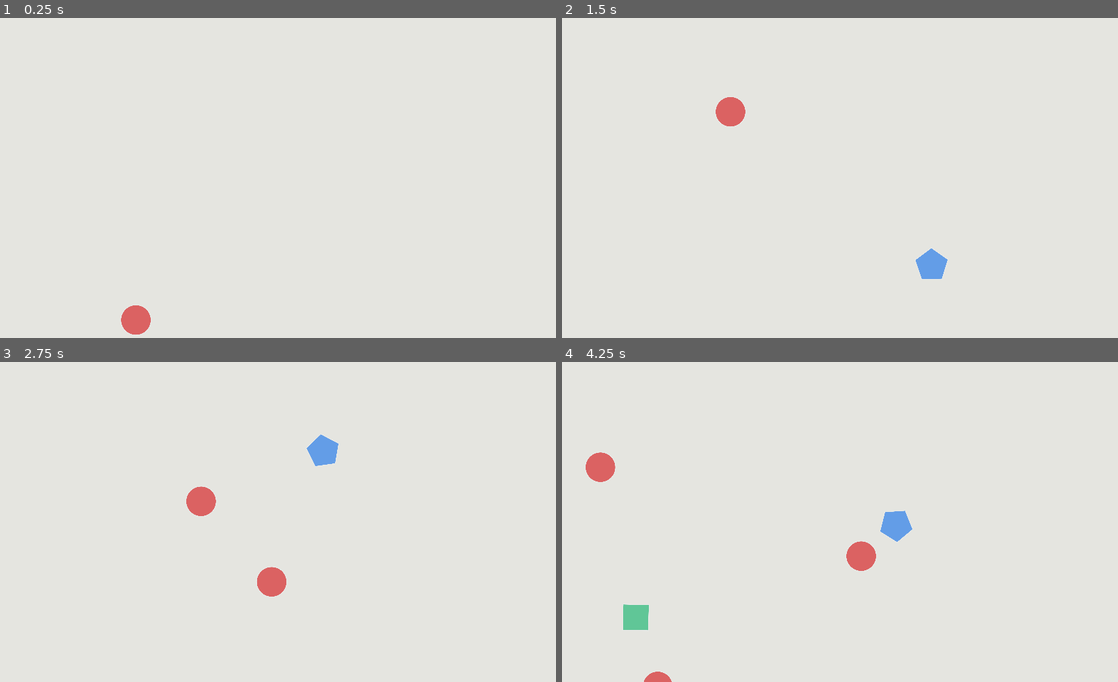
Above: before the commit, frames 1-4 (two rows, left to right).
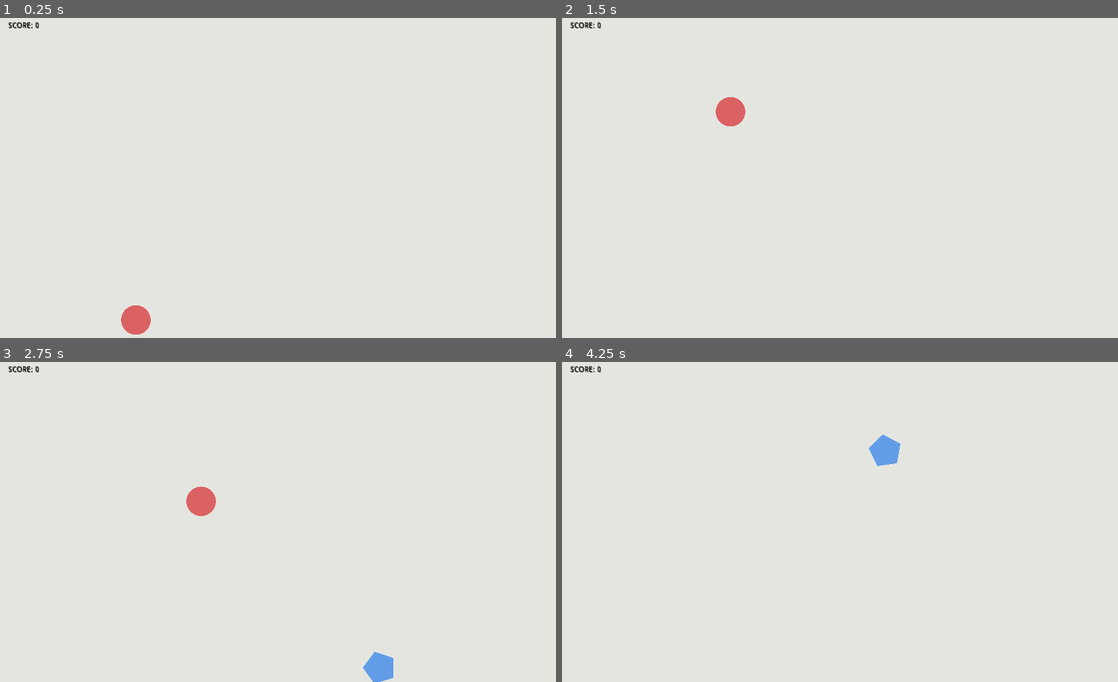
Above: after the commit, the same moments.

Repository: basdebruin/music-shapes
Game: Godot game, scene res://Scenes/main_screen.tscn
Two runs of this game, one before a commit and one after it. Both use one fixed random seed, a clock stepped at 60 frames per second and the inputs below.
Inputs (mouse positions are in pixels of both pictures, inside the frame that each line leads up to):
- Up to frame 1 (0.25 s): no input
- Up to frame 2 (1.5 s): move the mouse to (706, 254) at 0.52 s; click (706, 254) at 0.67 s; move the mouse to (940, 322) at 1.27 s; click (940, 322) at 1.42 s
- Up to frame 3 (2.75 s): move the mouse to (333, 448) at 2.02 s; click (333, 448) at 2.17 s
- Up to frame 4 (4.25 s): move the mouse to (834, 579) at 2.77 s; click (834, 579) at 2.92 s; move the mouse to (739, 630) at 3.52 s; click (739, 630) at 3.67 s

The runs differ from the first frame. In frame 1, less than 0.1% of the frame differs, in the area x 1-7%, y 1-4%; in frame 2, 0.5%; in frame 3, 1.2%; in frame 4, 2.1%, in the area x 1-63%, y 1-100%.

Commit message:
added intensity increase and score label
score label doesn't work yet

Diff:
--- /dev/null
+++ b/Scenes/Score.gd
@@ -0,0 +1,13 @@
+extends Label
+
+var score : int = 0
+
+func _ready():
+	self.change_score(0)
+
+func change_score(s):
+	score = s
+	set_text(str("Score: ", score))
+
+func increment_score():
+	self.change_score(score + 1)
--- a/Scripts/shape.gd
+++ b/Scenes/Shape/shape.gd
@@ -6,6 +6,8 @@
 const X_MULT  : float = .2  # x variation multiplier
 
 const GRAVITY : float = 300.0
+
+var activated = false
 
 # screen
 var SCREEN_HEIGHT : int = ProjectSettings.get_setting("display/window/size/height")
@@ -94,9 +96,12 @@
 
 # custom functions
 
-func on_click(event):
+func on_click(_event):
 	# play sound
 	MusicManager.shape.play_random_sound()
+
+	# set active
+	activated = true
 
 	# add a little extra movement
 	vel.x *= 10
@@ -104,7 +109,6 @@
 
 
 func destroy():
-	print("Destroyed self")
 	get_parent().remove_child(self)
 
 
@@ -113,6 +117,9 @@
 	# not a perfect solution
 	if not $AudioPlayer.playing:
 		self.play_sound()
+
+	#set active
+	activated = true
 
 
 # SOUND
@@ -128,3 +135,10 @@
 
 func play_sound():
 	$AudioPlayer.play()
+
+
+
+func activate():
+	if not activated:
+		activated = true
+		get_node("/root/Main/Score").increment_score()
--- a/Scenes/shape.tscn
+++ b/Scenes/Shape/shape.tscn
@@ -1,8 +1,10 @@
 [gd_scene load_steps=5 format=2]
 
 [ext_resource path="res://Assets/Shapes/circle_red.png" type="Texture" id=1]
-[ext_resource path="res://Scripts/shape.gd" type="Script" id=2]
+[ext_resource path="res://Scenes/Shape/shape.gd" type="Script" id=2]
 [ext_resource path="res://Audio/Assets/BallHit/ball_hit-001.wav" type="AudioStream" id=3]
+
+
 
 [sub_resource type="CircleShape2D" id=1]
 radius = 28.913
--- /dev/null
+++ b/Scenes/ShapeSpawner.gd
@@ -0,0 +1,61 @@
+extends Node2D
+
+# timer variables
+
+const TIMER_STARTING_INTERVAL   : float = 3.0   # how long between spawns at beginning
+const TIMER_DECREASE_MULTIPLIER : float = 0.8
+var   timer_tipping_point       : float = 1.0   # the current lowest spawn interval
+var   timer_current_value       : float = TIMER_STARTING_INTERVAL   # the current value
+# subtimer
+var   subtimer_value            : float = 0
+
+# shape vars
+onready var shape_scene = load("res://Scenes/Shape/shape.tscn")
+
+# screen
+var SCREEN_HEIGHT : int = ProjectSettings.get_setting("display/window/size/height")
+var SCREEN_WIDTH  : int = ProjectSettings.get_setting("display/window/size/width")
+
+func _ready():
+	self.spawn_shape()
+
+func _process(delta):
+	self.timer_tick(delta)
+	self.subtimer_tick(delta)
+
+
+
+
+# function that spawns a shape
+func spawn_shape():
+	var shape_instance = shape_scene.instance()
+	add_child(shape_instance)
+	# log
+	print("SPAWNED SHAPE")
+
+
+
+# timer stuff
+
+func timer_tick(delta):
+	if timer_current_value > timer_tipping_point:
+		timer_current_value -= delta * .2
+	else:
+		print("TIPPED at: ", timer_current_value)
+		self.timer_tip()
+
+func timer_tip():
+	# reset current timer value
+	timer_current_value  = TIMER_STARTING_INTERVAL
+	# increase how low the timer can go
+	timer_tipping_point *= TIMER_DECREASE_MULTIPLIER
+
+
+# subtimer keeps track when to spawn shapes
+func subtimer_tick(delta):
+	if subtimer_value < timer_current_value:
+		subtimer_value += delta
+	else:
+
+		subtimer_value = 0
+		self.spawn_shape()
--- a/Scenes/main_screen.tscn
+++ b/Scenes/main_screen.tscn
@@ -1,6 +1,22 @@
-[gd_scene load_steps=2 format=2]
+[gd_scene load_steps=4 format=2]
 
-[ext_resource path="res://Scripts/main_screen.gd" type="Script" id=2]
+[ext_resource path="res://Scenes/ShapeSpawner.gd" type="Script" id=1]
+[ext_resource path="res://ui_theme.tres" type="Theme" id=2]
+[ext_resource path="res://Scenes/Score.gd" type="Script" id=3]
 
-[node name="Node2D" type="Node2D"]
-script = ExtResource( 2 )
+[node name="Main" type="Node2D"]
+
+[node name="ShapeSpawner" type="Node2D" parent="."]
+script = ExtResource( 1 )
+
+[node name="Score" type="Label" parent="."]
+margin_left = 15.4152
+margin_top = 15.6453
+margin_right = 55.4152
+margin_bottom = 29.6453
+theme = ExtResource( 2 )
+uppercase = true
+script = ExtResource( 3 )
+__meta__ = {
+"_edit_use_anchors_": false
+}
--- a/Scripts/main_screen.gd
+++ /dev/null
@@ -1,32 +0,0 @@
-extends Node2D
-
-
-# shape spawn timer variables
-const SPAWN_INTERVAL   : float = 1.0   # in seconds
-var timeSinceLastSpawn : float = 0.0
-
-# shape vars
-onready var shape_scene = load("res://Scenes/shape.tscn")
-
-# screen
-var SCREEN_HEIGHT : int = ProjectSettings.get_setting("display/window/size/height")
-var SCREEN_WIDTH  : int = ProjectSettings.get_setting("display/window/size/width")
-
-func _ready():
-	self.spawn_shape()
-
-func _process(delta):
-	# check shape timer
-	if timeSinceLastSpawn > SPAWN_INTERVAL:
-		self.spawn_shape()
-		timeSinceLastSpawn = 0
-	else:
-		timeSinceLastSpawn += delta
-
-
-# function that spawn a shape
-func spawn_shape():
-	var shape_instance = shape_scene.instance()
-	add_child(shape_instance)
-	# log
-	print("SPAWNED SHAPE")
--- /dev/null
+++ b/ui_theme.tres
@@ -0,0 +1,422 @@
+[gd_resource type="Theme" format=2]
+
+[resource]
+Button/colors/font_color = Color( 0, 0, 0, 1 )
+Button/colors/font_color_disabled = Color( 0, 0, 0, 1 )
+Button/colors/font_color_hover = Color( 0, 0, 0, 1 )
+Button/colors/font_color_pressed = Color( 0, 0, 0, 1 )
+Button/constants/hseparation = 2
+Button/fonts/font = null
+Button/styles/disabled = null
+Button/styles/focus = null
+Button/styles/hover = null
+Button/styles/normal = null
+Button/styles/pressed = null
+CheckBox/colors/font_color = Color( 0, 0, 0, 1 )
+CheckBox/colors/font_color_disabled = Color( 0, 0, 0, 1 )
+CheckBox/colors/font_color_hover = Color( 0, 0, 0, 1 )
+CheckBox/colors/font_color_hover_pressed = Color( 0, 0, 0, 1 )
+CheckBox/colors/font_color_pressed = Color( 0, 0, 0, 1 )
+CheckBox/constants/check_vadjust = 0
+CheckBox/constants/hseparation = 4
+CheckBox/fonts/font = null
+CheckBox/icons/checked = null
+CheckBox/icons/radio_checked = null
+CheckBox/icons/radio_unchecked = null
+CheckBox/icons/unchecked = null
+CheckBox/styles/disabled = null
+CheckBox/styles/focus = null
+CheckBox/styles/hover = null
+CheckBox/styles/hover_pressed = null
+CheckBox/styles/normal = null
+CheckBox/styles/pressed = null
+CheckButton/colors/font_color = Color( 0, 0, 0, 1 )
+CheckButton/colors/font_color_disabled = Color( 0, 0, 0, 1 )
+CheckButton/colors/font_color_hover = Color( 0, 0, 0, 1 )
+CheckButton/colors/font_color_hover_pressed = Color( 0, 0, 0, 1 )
+CheckButton/colors/font_color_pressed = Color( 0, 0, 0, 1 )
+CheckButton/constants/check_vadjust = 0
+CheckButton/constants/hseparation = 4
+CheckButton/fonts/font = null
+CheckButton/icons/off = null
+CheckButton/icons/off_disabled = null
+CheckButton/icons/on = null
+CheckButton/icons/on_disabled = null
+CheckButton/styles/disabled = null
+CheckButton/styles/focus = null
+CheckButton/styles/hover = null
+CheckButton/styles/hover_pressed = null
+CheckButton/styles/normal = null
+CheckButton/styles/pressed = null
+ColorPicker/constants/h_width = 30
+ColorPicker/constants/label_width = 10
+ColorPicker/constants/margin = 4
+ColorPicker/constants/sv_height = 256
+ColorPicker/constants/sv_width = 256
+ColorPicker/icons/add_preset = null
+ColorPicker/icons/color_hue = null
+ColorPicker/icons/color_sample = null
+ColorPicker/icons/overbright_indicator = null
+ColorPicker/icons/preset_bg = null
+ColorPicker/icons/screen_picker = null
+ColorPickerButton/colors/font_color = Color( 0, 0, 0, 1 )
+ColorPickerButton/colors/font_color_disabled = Color( 0, 0, 0, 1 )
+ColorPickerButton/colors/font_color_hover = Color( 0, 0, 0, 1 )
+ColorPickerButton/colors/font_color_pressed = Color( 0, 0, 0, 1 )
+ColorPickerButton/constants/hseparation = 2
+ColorPickerButton/fonts/font = null
+ColorPickerButton/icons/bg = null
+ColorPickerButton/styles/disabled = null
+ColorPickerButton/styles/focus = null
+ColorPickerButton/styles/hover = null
+ColorPickerButton/styles/normal = null
+ColorPickerButton/styles/pressed = null
+Dialogs/constants/button_margin = 32
+Dialogs/constants/margin = 8
+FileDialog/colors/file_icon_modulate = Color( 0, 0, 0, 1 )
+FileDialog/colors/files_disabled = Color( 0, 0, 0, 1 )
+FileDialog/colors/folder_icon_modulate = Color( 0, 0, 0, 1 )
+FileDialog/icons/file = null
+FileDialog/icons/folder = null
+FileDialog/icons/parent_folder = null
+FileDialog/icons/reload = null
+FileDialog/icons/toggle_hidden = null
+Fonts/fonts/large = null
+Fonts/fonts/normal = null
+GraphEdit/colors/activity = Color( 0, 0, 0, 1 )
+GraphEdit/colors/grid_major = Color( 0, 0, 0, 1 )
+GraphEdit/colors/grid_minor = Color( 0, 0, 0, 1 )
+GraphEdit/colors/selection_fill = Color( 0, 0, 0, 1 )
+GraphEdit/colors/selection_stroke = Color( 0, 0, 0, 1 )
+GraphEdit/constants/bezier_len_neg = 160
+GraphEdit/constants/bezier_len_pos = 80
+GraphEdit/constants/port_grab_distance_horizontal = 48
+GraphEdit/constants/port_grab_distance_vertical = 6
+GraphEdit/icons/minus = null
+GraphEdit/icons/more = null
+GraphEdit/icons/reset = null
+GraphEdit/icons/snap = null
+GraphEdit/styles/bg = null
+GraphNode/colors/close_color = Color( 0, 0, 0, 1 )
+GraphNode/colors/resizer_color = Color( 0, 0, 0, 1 )
+GraphNode/colors/title_color = Color( 0, 0, 0, 1 )
+GraphNode/constants/close_offset = 18
+GraphNode/constants/port_offset = 3
+GraphNode/constants/separation = 1
+GraphNode/constants/title_offset = 20
+GraphNode/fonts/title_font = null
+GraphNode/icons/close = null
+GraphNode/icons/port = null
+GraphNode/icons/resizer = null
+GraphNode/styles/breakpoint = null
+GraphNode/styles/comment = null
+GraphNode/styles/commentfocus = null
+GraphNode/styles/defaultfocus = null
+GraphNode/styles/defaultframe = null
+GraphNode/styles/frame = null
+GraphNode/styles/position = null
+GraphNode/styles/selectedframe = null
+GridContainer/constants/hseparation = 4
+GridContainer/constants/vseparation = 4
+HBoxContainer/constants/separation = 4
+HScrollBar/icons/decrement = null
+HScrollBar/icons/decrement_highlight = null
+HScrollBar/icons/increment = null
+HScrollBar/icons/increment_highlight = null
+HScrollBar/styles/grabber = null
+HScrollBar/styles/grabber_highlight = null
+HScrollBar/styles/grabber_pressed = null
+HScrollBar/styles/scroll = null
+HScrollBar/styles/scroll_focus = null
+HSeparator/constants/separation = 4
+HSeparator/styles/separator = null
+HSlider/icons/grabber = null
+HSlider/icons/grabber_disabled = null
+HSlider/icons/grabber_highlight = null
+HSlider/icons/tick = null
+HSlider/styles/grabber_area = null
+HSlider/styles/grabber_area_highlight = null
+HSlider/styles/slider = null
+HSplitContainer/constants/autohide = 1
+HSplitContainer/constants/separation = 12
+HSplitContainer/icons/grabber = null
+HSplitContainer/styles/bg = null
+Icons/icons/close = null
+ItemList/colors/font_color = Color( 0, 0, 0, 1 )
+ItemList/colors/font_color_selected = Color( 0, 0, 0, 1 )
+ItemList/colors/guide_color = Color( 0, 0, 0, 1 )
+ItemList/constants/hseparation = 4
+ItemList/constants/icon_margin = 4
+ItemList/constants/line_separation = 2
+ItemList/constants/vseparation = 2
+ItemList/fonts/font = null
+ItemList/styles/bg = null
+ItemList/styles/bg_focus = null
+ItemList/styles/cursor = null
+ItemList/styles/cursor_unfocused = null
+ItemList/styles/selected = null
+ItemList/styles/selected_focus = null
+Label/colors/font_color = Color( 0, 0, 0, 1 )
+Label/colors/font_color_shadow = Color( 0, 0, 0, 1 )
+Label/colors/font_outline_modulate = Color( 0, 0, 0, 1 )
+Label/constants/line_spacing = 3
+Label/constants/shadow_as_outline = 0
+Label/constants/shadow_offset_x = 1
+Label/constants/shadow_offset_y = 1
+Label/fonts/font = null
+Label/styles/normal = null
+LineEdit/colors/clear_button_color = Color( 0, 0, 0, 1 )
+LineEdit/colors/clear_button_color_pressed = Color( 0, 0, 0, 1 )
+LineEdit/colors/cursor_color = Color( 0, 0, 0, 1 )
+LineEdit/colors/font_color = Color( 0, 0, 0, 1 )
+LineEdit/colors/font_color_selected = Color( 0, 0, 0, 1 )
+LineEdit/colors/font_color_uneditable = Color( 0, 0, 0, 1 )
+LineEdit/colors/selection_color = Color( 0, 0, 0, 1 )
+LineEdit/constants/minimum_spaces = 12
+LineEdit/fonts/font = null
+LineEdit/icons/clear = null
+LineEdit/styles/focus = null
+LineEdit/styles/normal = null
+LineEdit/styles/read_only = null
+LinkButton/colors/font_color = Color( 0, 0, 0, 1 )
+LinkButton/colors/font_color_hover = Color( 0, 0, 0, 1 )
+LinkButton/colors/font_color_pressed = Color( 0, 0, 0, 1 )
+LinkButton/constants/underline_spacing = 2
+LinkButton/fonts/font = null
+LinkButton/styles/focus = null
+MarginContainer/constants/margin_bottom = 0
+MarginContainer/constants/margin_left = 0
+MarginContainer/constants/margin_right = 0
+MarginContainer/constants/margin_top = 0
+MenuButton/colors/font_color = Color( 0, 0, 0, 1 )
+MenuButton/colors/font_color_disabled = Color( 0, 0, 0, 1 )
+MenuButton/colors/font_color_hover = Color( 0, 0, 0, 1 )
+MenuButton/colors/font_color_pressed = Color( 0, 0, 0, 1 )
+MenuButton/constants/hseparation = 3
+MenuButton/fonts/font = null
+MenuButton/styles/disabled = null
+MenuButton/styles/focus = null
+MenuButton/styles/hover = null
+MenuButton/styles/normal = null
+MenuButton/styles/pressed = null
+OptionButton/colors/font_color = Color( 0, 0, 0, 1 )
+OptionButton/colors/font_color_disabled = Color( 0, 0, 0, 1 )
+OptionButton/colors/font_color_hover = Color( 0, 0, 0, 1 )
+OptionButton/colors/font_color_pressed = Color( 0, 0, 0, 1 )
+OptionButton/constants/arrow_margin = 2
+OptionButton/constants/hseparation = 2
+OptionButton/fonts/font = null
+OptionButton/icons/arrow = null
+OptionButton/styles/disabled = null
+OptionButton/styles/focus = null
+OptionButton/styles/hover = null
+OptionButton/styles/normal = null
+OptionButton/styles/pressed = null
+Panel/styles/panel = null
+PanelContainer/styles/panel = null
+PopupDialog/styles/panel = null
+PopupMenu/colors/font_color = Color( 0, 0, 0, 1 )
+PopupMenu/colors/font_color_accel = Color( 0, 0, 0, 1 )
+PopupMenu/colors/font_color_disabled = Color( 0, 0, 0, 1 )
+PopupMenu/colors/font_color_hover = Color( 0, 0, 0, 1 )
+PopupMenu/constants/hseparation = 4
+PopupMenu/constants/vseparation = 4
+PopupMenu/fonts/font = null
+PopupMenu/icons/checked = null
+PopupMenu/icons/radio_checked = null
+PopupMenu/icons/radio_unchecked = null
+PopupMenu/icons/submenu = null
+PopupMenu/icons/unchecked = null
+PopupMenu/styles/hover = null
+PopupMenu/styles/labeled_separator_left = null
+PopupMenu/styles/labeled_separator_right = null
+PopupMenu/styles/panel = null
+PopupMenu/styles/panel_disabled = null
+PopupMenu/styles/separator = null
+PopupPanel/styles/panel = null
+ProgressBar/colors/font_color = Color( 0, 0, 0, 1 )
+ProgressBar/colors/font_color_shadow = Color( 0, 0, 0, 1 )
+ProgressBar/fonts/font = null
+ProgressBar/styles/bg = null
+ProgressBar/styles/fg = null
+RichTextLabel/colors/default_color = Color( 0, 0, 0, 1 )
+RichTextLabel/colors/font_color_selected = Color( 0, 0, 0, 1 )
+RichTextLabel/colors/font_color_shadow = Color( 0, 0, 0, 1 )
+RichTextLabel/colors/selection_color = Color( 0, 0, 0, 1 )
+RichTextLabel/constants/line_separation = 1
+RichTextLabel/constants/shadow_as_outline = 0
+RichTextLabel/constants/shadow_offset_x = 1
+RichTextLabel/constants/shadow_offset_y = 1
+RichTextLabel/constants/table_hseparation = 3
+RichTextLabel/constants/table_vseparation = 3
+RichTextLabel/fonts/bold_font = null
+RichTextLabel/fonts/bold_italics_font = null
+RichTextLabel/fonts/italics_font = null
+RichTextLabel/fonts/mono_font = null
+RichTextLabel/fonts/normal_font = null
+RichTextLabel/styles/focus = null
+RichTextLabel/styles/normal = null
+ScrollContainer/styles/bg = null
+SpinBox/icons/updown = null
+TabContainer/colors/font_color_bg = Color( 0, 0, 0, 1 )
+TabContainer/colors/font_color_disabled = Color( 0, 0, 0, 1 )
+TabContainer/colors/font_color_fg = Color( 0, 0, 0, 1 )
+TabContainer/constants/hseparation = 4
+TabContainer/constants/label_valign_bg = 2
+TabContainer/constants/label_valign_fg = 0
+TabContainer/constants/side_margin = 8
+TabContainer/constants/top_margin = 24
+TabContainer/fonts/font = null
+TabContainer/icons/decrement = null
+TabContainer/icons/decrement_highlight = null
+TabContainer/icons/increment = null
+TabContainer/icons/increment_highlight = null
+TabContainer/icons/menu = null
+TabContainer/icons/menu_highlight = null
+TabContainer/styles/panel = null
+TabContainer/styles/tab_bg = null
+TabContainer/styles/tab_disabled = null
+TabContainer/styles/tab_fg = null
+Tabs/colors/font_color_bg = Color( 0, 0, 0, 1 )
+Tabs/colors/font_color_disabled = Color( 0, 0, 0, 1 )
+Tabs/colors/font_color_fg = Color( 0, 0, 0, 1 )
+Tabs/constants/hseparation = 4
+Tabs/constants/label_valign_bg = 2
+Tabs/constants/label_valign_fg = 0
+Tabs/constants/top_margin = 24
+Tabs/fonts/font = null
+Tabs/icons/close = null
+Tabs/icons/decrement = null
+Tabs/icons/decrement_highlight = null
+Tabs/icons/increment = null
+Tabs/icons/increment_highlight = null
+Tabs/styles/button = null
+Tabs/styles/button_pressed = null
+Tabs/styles/panel = null
+Tabs/styles/tab_bg = null
+Tabs/styles/tab_disabled = null
+Tabs/styles/tab_fg = null
+TextEdit/colors/background_color = Color( 0, 0, 0, 1 )
+TextEdit/colors/bookmark_color = Color( 0, 0, 0, 1 )
+TextEdit/colors/brace_mismatch_color = Color( 0, 0, 0, 1 )
+TextEdit/colors/breakpoint_color = Color( 0, 0, 0, 1 )
+TextEdit/colors/caret_background_color = Color( 0, 0, 0, 1 )
+TextEdit/colors/caret_color = Color( 0, 0, 0, 1 )
+TextEdit/colors/code_folding_color = Color( 0, 0, 0, 1 )
+TextEdit/colors/completion_background_color = Color( 0, 0, 0, 1 )
+TextEdit/colors/completion_existing_color = Color( 0, 0, 0, 1 )
+TextEdit/colors/completion_font_color = Color( 0, 0, 0, 1 )
+TextEdit/colors/completion_scroll_color = Color( 0, 0, 0, 1 )
+TextEdit/colors/completion_selected_color = Color( 0, 0, 0, 1 )
+TextEdit/colors/current_line_color = Color( 0, 0, 0, 1 )
+TextEdit/colors/executing_line_color = Color( 0, 0, 0, 1 )
+TextEdit/colors/font_color = Color( 0, 0, 0, 1 )
+TextEdit/colors/font_color_readonly = Color( 0, 0, 0, 1 )
+TextEdit/colors/font_color_selected = Color( 0, 0, 0, 1 )
+TextEdit/colors/function_color = Color( 0, 0, 0, 1 )
+TextEdit/colors/line_number_color = Color( 0, 0, 0, 1 )
+TextEdit/colors/mark_color = Color( 0, 0, 0, 1 )
+TextEdit/colors/member_variable_color = Color( 0, 0, 0, 1 )
+TextEdit/colors/number_color = Color( 0, 0, 0, 1 )
+TextEdit/colors/safe_line_number_color = Color( 0, 0, 0, 1 )
+TextEdit/colors/selection_color = Color( 0, 0, 0, 1 )
+TextEdit/colors/symbol_color = Color( 0, 0, 0, 1 )
+TextEdit/colors/word_highlighted_color = Color( 0, 0, 0, 1 )
+TextEdit/constants/completion_lines = 7
+TextEdit/constants/completion_max_width = 50
+TextEdit/constants/completion_scroll_width = 3
+TextEdit/constants/line_spacing = 4
+TextEdit/fonts/font = null
+TextEdit/icons/fold = null
+TextEdit/icons/folded = null
+TextEdit/icons/space = null
+TextEdit/icons/tab = null
+TextEdit/styles/completion = null
+TextEdit/styles/focus = null
+TextEdit/styles/normal = null
+TextEdit/styles/read_only = null
+ToolButton/colors/font_color = Color( 0, 0, 0, 1 )
+ToolButton/colors/font_color_disabled = Color( 0, 0, 0, 1 )
+ToolButton/colors/font_color_hover = Color( 0, 0, 0, 1 )
+ToolButton/colors/font_color_pressed = Color( 0, 0, 0, 1 )
+ToolButton/constants/hseparation = 3
+ToolButton/fonts/font = null
+ToolButton/styles/disabled = null
+ToolButton/styles/focus = null
+ToolButton/styles/hover = null
+ToolButton/styles/normal = null
+ToolButton/styles/pressed = null
+TooltipLabel/colors/font_color = Color( 0, 0, 0, 1 )
+TooltipLabel/colors/font_color_shadow = Color( 0, 0, 0, 1 )
+TooltipLabel/constants/shadow_offset_x = 1
+TooltipLabel/constants/shadow_offset_y = 1
+TooltipLabel/fonts/font = null
+TooltipPanel/styles/panel = null
+Tree/colors/custom_button_font_highlight = Color( 0, 0, 0, 1 )
+Tree/colors/drop_position_color = Color( 0, 0, 0, 1 )
+Tree/colors/font_color = Color( 0, 0, 0, 1 )
+Tree/colors/font_color_selected = Color( 0, 0, 0, 1 )
+Tree/colors/guide_color = Color( 0, 0, 0, 1 )
+Tree/colors/relationship_line_color = Color( 0, 0, 0, 1 )
+Tree/colors/title_button_color = Color( 0, 0, 0, 1 )
+Tree/constants/button_margin = 4
+Tree/constants/draw_guides = 1
+Tree/constants/draw_relationship_lines = 0
+Tree/constants/hseparation = 4
+Tree/constants/item_margin = 12
+Tree/constants/scroll_border = 4
+Tree/constants/scroll_speed = 12
+Tree/constants/vseparation = 4
+Tree/fonts/font = null
+Tree/fonts/title_button_font = null
+Tree/icons/arrow = null
+Tree/icons/arrow_collapsed = null
+Tree/icons/checked = null
+Tree/icons/select_arrow = null
+Tree/icons/unchecked = null
+Tree/icons/updown = null
+Tree/styles/bg = null
+Tree/styles/bg_focus = null
+Tree/styles/button_pressed = null
+Tree/styles/cursor = null
+Tree/styles/cursor_unfocused = null
+Tree/styles/custom_button = null
+Tree/styles/custom_button_hover = null
+Tree/styles/custom_button_pressed = null
+Tree/styles/selected = null
+Tree/styles/selected_focus = null
+Tree/styles/title_button_hover = null
+Tree/styles/title_button_normal = null
+Tree/styles/title_button_pressed = null
+VBoxContainer/constants/separation = 4
+VScrollBar/icons/decrement = null
+VScrollBar/icons/decrement_highlight = null
+VScrollBar/icons/increment = null
+VScrollBar/icons/increment_highlight = null
+VScrollBar/styles/grabber = null
+VScrollBar/styles/grabber_highlight = null
+VScrollBar/styles/grabber_pressed = null
+VScrollBar/styles/scroll = null
+VScrollBar/styles/scroll_focus = null
+VSeparator/constants/separation = 4
+VSeparator/styles/separator = null
+VSlider/icons/grabber = null
+VSlider/icons/grabber_disabled = null
+VSlider/icons/grabber_highlight = null
+VSlider/icons/tick = null
+VSlider/styles/grabber_area = null
+VSlider/styles/grabber_area_highlight = null
+VSlider/styles/slider = null
+VSplitContainer/constants/autohide = 1
+VSplitContainer/constants/separation = 12
+VSplitContainer/icons/grabber = null
+VSplitContainer/styles/bg = null
+WindowDialog/colors/title_color = Color( 0, 0, 0, 1 )
+WindowDialog/constants/close_h_ofs = 18
+WindowDialog/constants/close_v_ofs = 18
+WindowDialog/constants/scaleborder_size = 4
+WindowDialog/constants/title_height = 20
+WindowDialog/fonts/title_font = null
+WindowDialog/icons/close = null
+WindowDialog/icons/close_highlight = null
+WindowDialog/styles/panel = null
